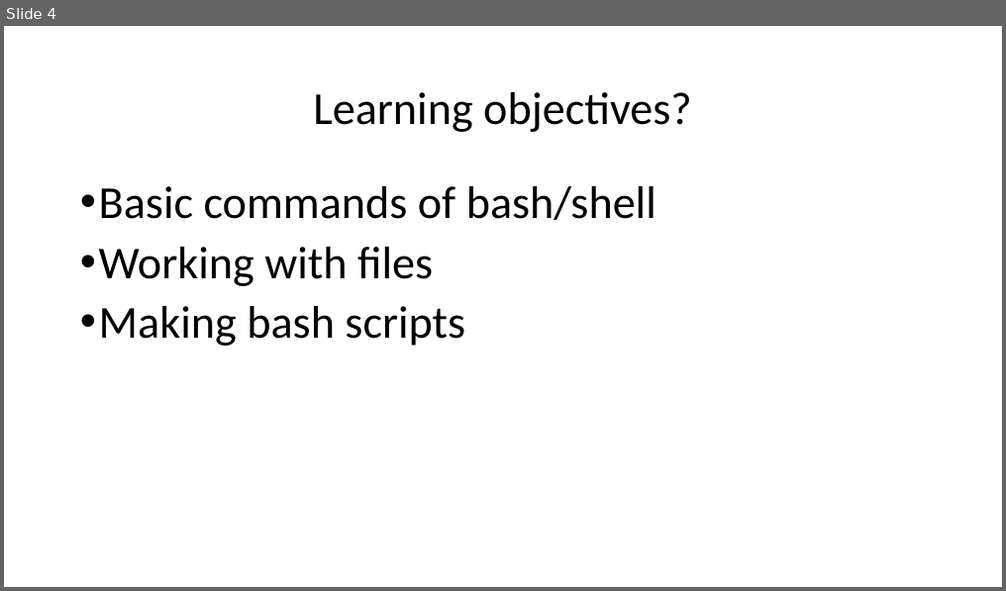
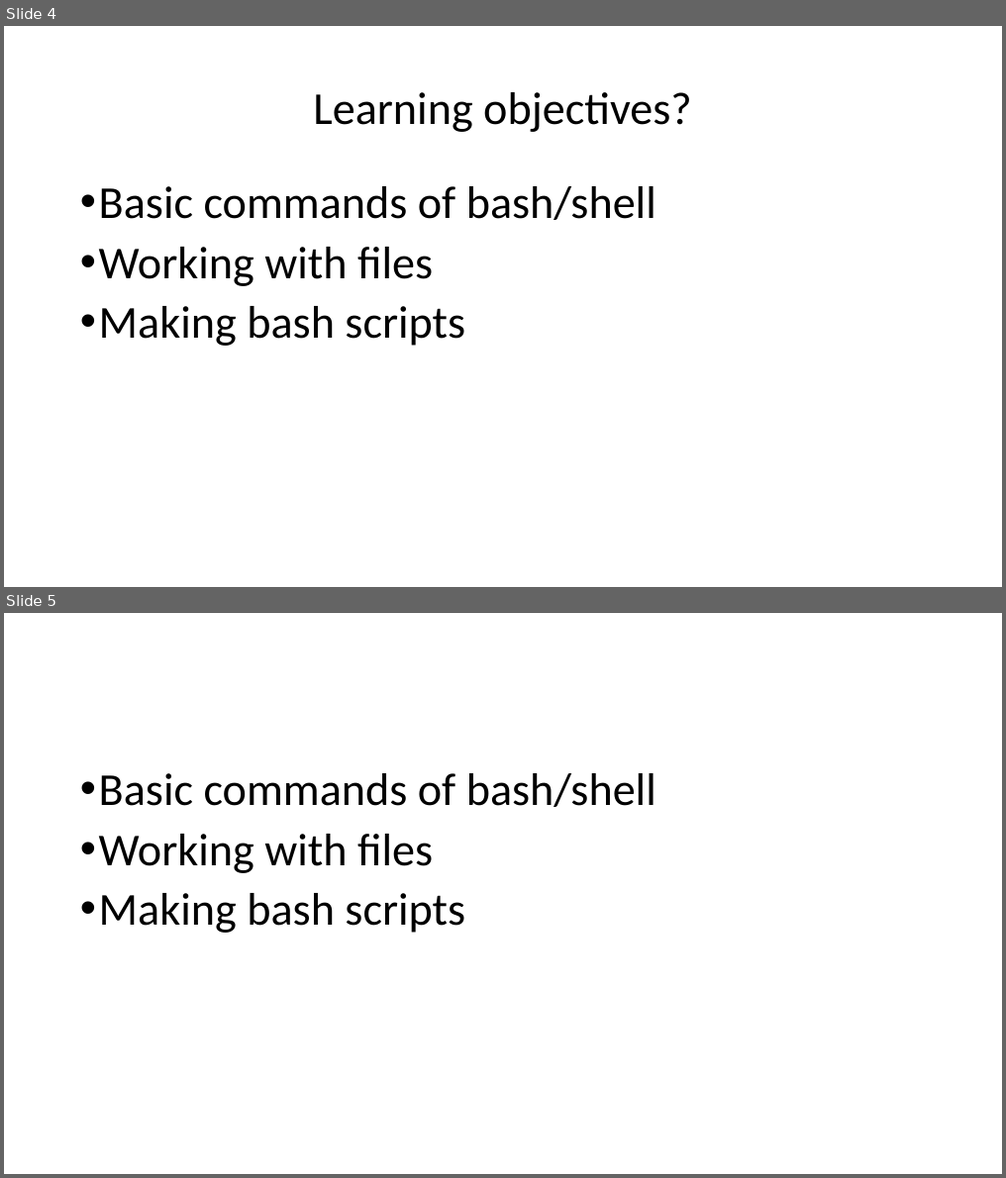
Before and after one commit to Rashedul/Linux-for-Genomics-Bangla-Tutorial, a slide deck: files/slides.pptx. Shown one above the other, each under a label of ours: slide 4 before the commit, slides 4 and 5 after it. The pictures are 1006x591 and 1006x1178 pixels, drawn with LibreOffice and Linux fonts; fonts in the diff are those of the drawing. Boxes give left, top, right and bottom in pixels: in the first picture for what was removed or moved away, otherwise in the second. Text is boxed around its words. In the diff, an @@ line names an element or a change of style, - is before the commit and + after.

```diff
--- a/files/slides.pptx
+++ b/files/slides.pptx
@@ slide 5 added at <box>4,613,1002,1174</box>, background #FFFFFF @@
@@ text added at <box>99,773,656,933</box>, 44 pt, text #000000 @@
+• Basic commands of bash/shell
+• Working with files
+• Making bash scripts
```
Also in this commit, not shown: 3 other slides added, 1 slide removed, 8 other files.
